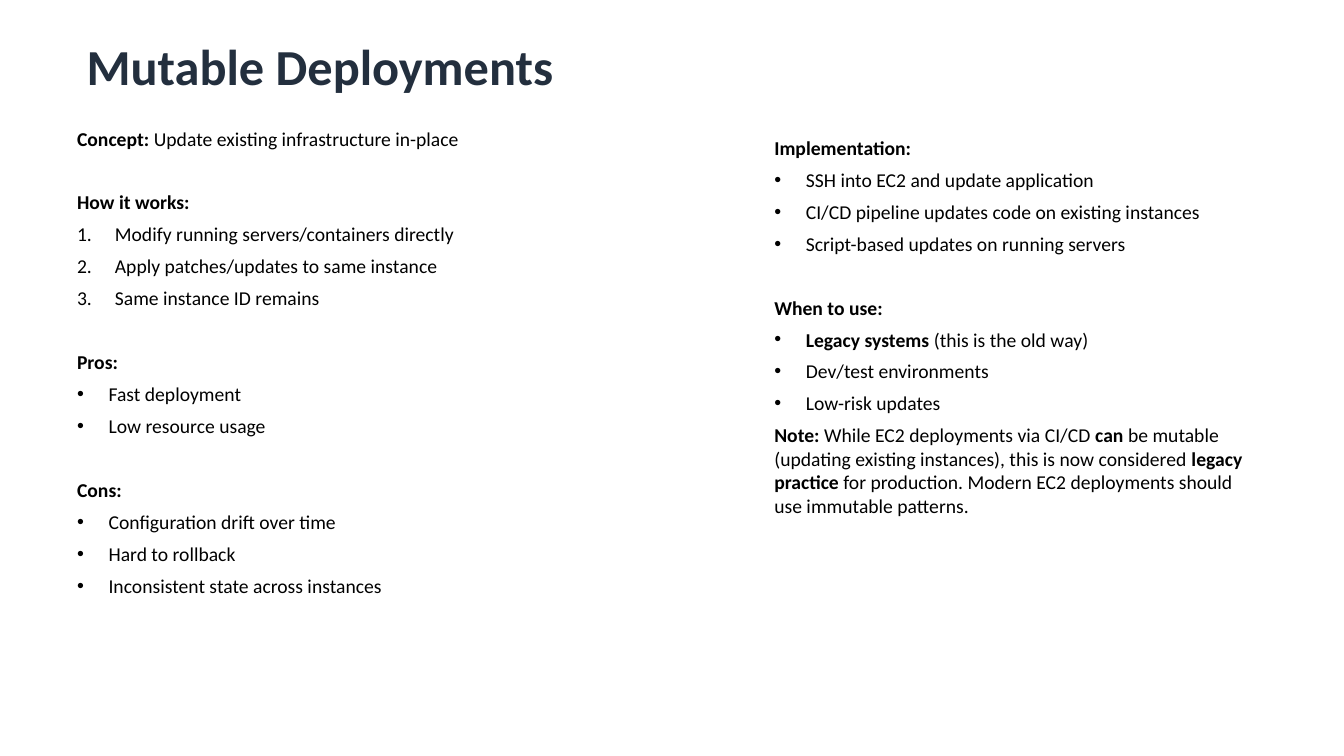
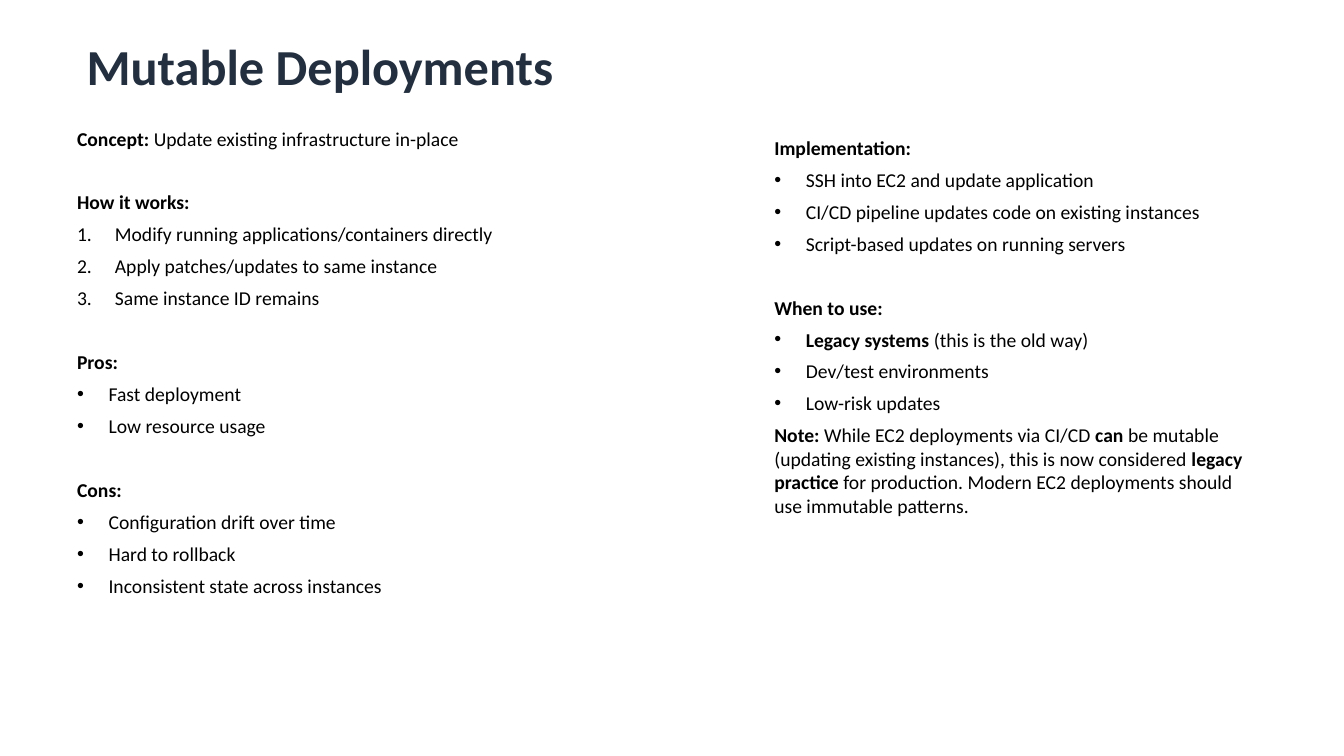
Before and after one commit to aishp411/PPMCAD12, a slide deck: slide 3 of AWS/DeploymentStrategies.pptx. Drawn at 1344x756 pixels with LibreOffice and Linux fonts; fonts in the diff are those of the drawing. Boxes give left, top, right and bottom in pixels: in the first picture for what was removed or moved away, otherwise in the second. Text is boxed around its words. In the diff, an @@ line names an element or a change of style, - is before the commit and + after.

```diff
--- a/AWS/DeploymentStrategies.pptx
+++ b/AWS/DeploymentStrategies.pptx
@@ text at (115, 227, 492, 245): text changed @@
-1. Modify running servers/containers directly
+1. Modify running applications/containers directly
```
Also in this commit, not shown: 3 other slides changed, 2 other files.
